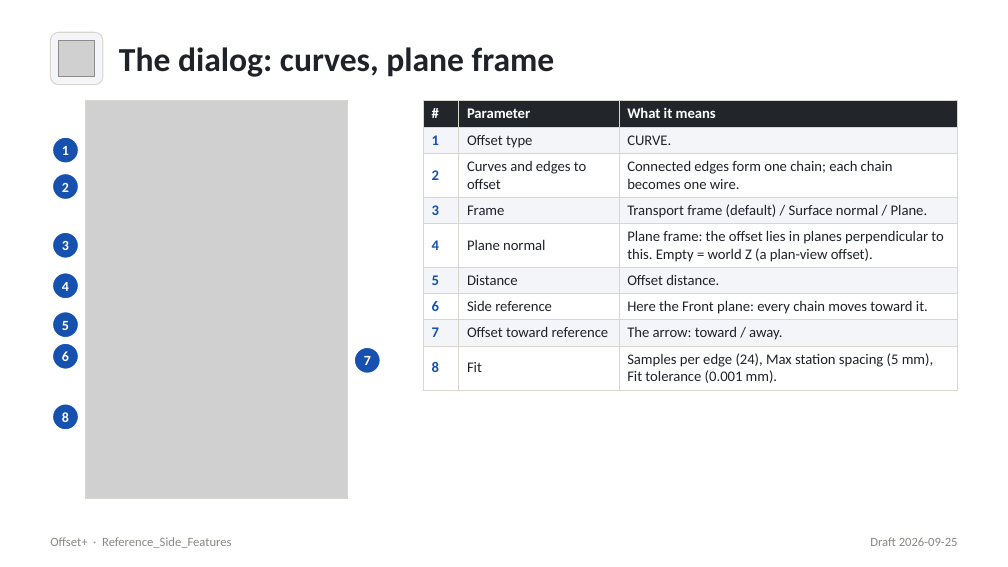
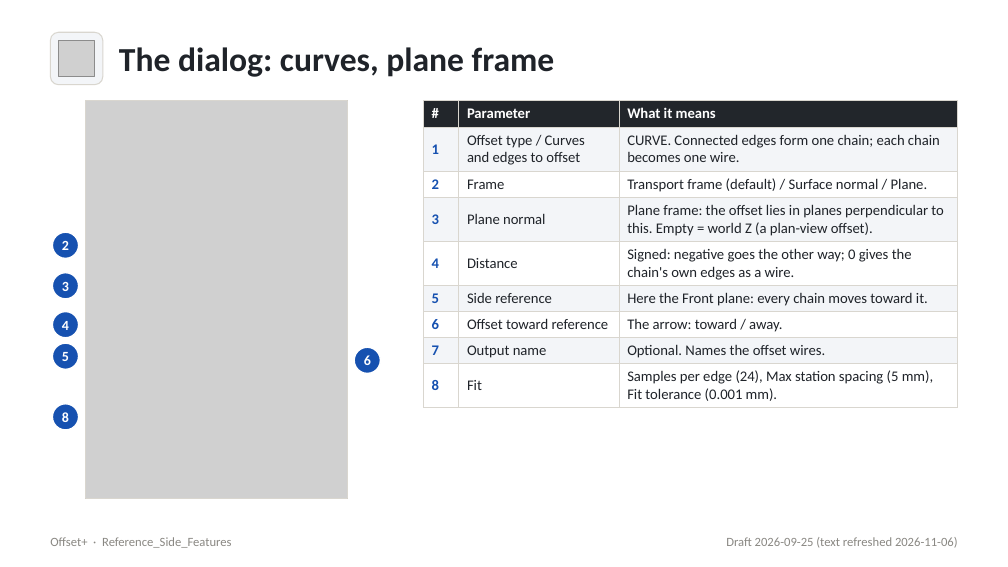
Before and after one commit to jedyeiser/featurescripts, a slide deck: slide 6 of docs/decks/offset_plus/.baseline/offset_plus.generated.pptx. Drawn at 1008x567 pixels with LibreOffice and Linux fonts; fonts in the diff are those of the drawing; grey boxes stand for pictures. Boxes give left, top, right and bottom in pixels: in the first picture for what was removed or moved away, otherwise in the second. Text is boxed around its words. In the diff, an @@ line names an element or a change of style, - is before the commit and + after.

Commit message:
[AUTO-BACKUP] Before pushing clean_surfaces to Onshape
Before push to Onshape at 2026-11-06 18:51:46

```diff
--- a/docs/decks/offset_plus/.baseline/offset_plus.generated.pptx
+++ b/docs/decks/offset_plus/.baseline/offset_plus.generated.pptx
@@ table at <box>423,101,958,405</box> @@
-row 2, column 2: Offset type
+row 2, column 2: Offset type / Curves and edges to offset
-row 2, column 3: CURVE.
+row 2, column 3: CURVE. Connected edges form one chain; each chain becomes one wire.
-row 3, column 2: Curves and edges to offset
+row 3, column 2: Frame
-row 3, column 3: Connected edges form one chain; each chain becomes one wire.
+row 3, column 3: Transport frame (default) / Surface normal / Plane.
-row 4, column 2: Frame
+row 4, column 2: Plane normal
-row 4, column 3: Transport frame (default) / Surface normal / Plane.
+row 4, column 3: Plane frame: the offset lies in planes perpendicular to this. Empty = world Z (a plan-view offset).
-row 5, column 2: Plane normal
+row 5, column 2: Distance
-row 5, column 3: Plane frame: the offset lies in planes perpendicular to this. Empty = world Z (a plan-view offset).
+row 5, column 3: Signed: negative goes the other way; 0 gives the chain's own edges as a wire.
-row 6, column 2: Distance
+row 6, column 2: Side reference
-row 6, column 3: Offset distance.
+row 6, column 3: Here the Front plane: every chain moves toward it.
-row 7, column 2: Side reference
+row 7, column 2: Offset toward reference
-row 7, column 3: Here the Front plane: every chain moves toward it.
+row 7, column 3: The arrow: toward / away.
-row 8, column 2: Offset toward reference
+row 8, column 2: Output name
-row 8, column 3: The arrow: toward / away.
+row 8, column 3: Optional. Names the offset wires.
@@ ellipse removed at <box>52,137,79,163</box> @@
@@ text removed at <box>62,146,69,155</box> @@
-1
@@ ellipse removed at <box>52,173,79,200</box> @@
@@ text "2": place and size @@
-text "2" at <box>62,183,69,192</box>
+text "2" at <box>62,241,69,250</box>
@@ text "3": place and size @@
-text "3" at <box>62,241,69,250</box>
+text "3" at <box>62,282,69,291</box>
@@ text "4": place and size @@
-text "4" at <box>62,282,69,291</box>
+text "4" at <box>62,321,69,330</box>
@@ text "5": place and size @@
-text "5" at <box>62,321,69,330</box>
+text "5" at <box>62,352,69,361</box>
@@ text "6": place and size @@
-text "6" at <box>62,351,69,361</box>
+text "6" at <box>364,355,371,365</box>
@@ text removed at <box>364,356,371,365</box> @@
-7
@@ text at <box>726,537,958,548</box>: text changed @@
-Draft 2026-09-25
+Draft 2026-09-25 (text refreshed 2026-11-06)
```
Also in this commit, not shown: 10 other slides changed, 27 other files.
